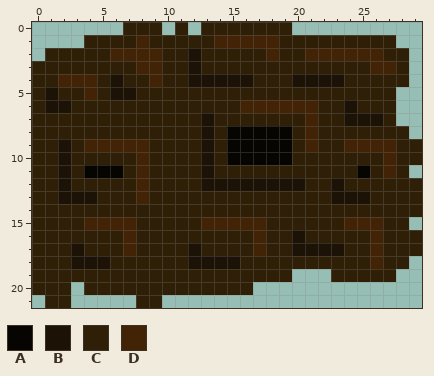
Two versions of one pixel-art sprite, android/assets/Play/asteroida.png. The picture above was drawn from the file before the commit.
The file is 30x22 pixels.
Palette (. is transparent): A #070501  B #1c1205  C #301f07  D #432306
Pixels before, first column x 0:
 0 .......CCC.C.CCCCCCC..........
 1 ....CCCCDCCCCCDDDDDCCCCCCCCC..
 2 .CCCCCDDDDCCBCCCCCDCCDDDDDDCC.
 3 CCCCCCCCDDCCBCCCCCCCCCCCCCDDC.
 4 CCDDDCBCCDCCBBBBBCCCBBBBCCCCC.
 5 CBCCDCBBCCCCCCCCCCCCCCCCCCCC..
 6 CBBCCCCCCCCCCCCCDDDDDDCCBCCC..
 7 CCCCCCCCCCCCCBCCCCCCCDCCBBBC..
 8 CCCCCCCCCCCCCBCAAAAACDCCCCCCC.
 9 CCBCDDDDDCCCCBCAAAAACDCCDDDDCC
10 CCBCCCCCDCCCCBCAAAAACCCCCCCDCC
11 CCBCAAACDCCCCBCCCCCCCCCCCACDC.
12 CCBCCCCCDCCCCBBBBBBBBCCBCCCCCC
13 CCBBBCCCDCCCCCCCCCCCCCCBBBCCCC
14 CCCCCCCCCCCCCCCCCCCCCCCCCCCCCC
15 CCCCDDDDCCCCCDDDDDCCCCCCDDDCC.
16 CCCCCCCDCCCCCCCCCDCCBCCCCCDCCC
17 CCCBCCCDCCCCBCCCCDCCBBBBCCDCCC
18 CCCBBBCCCCCCBBBBCCCCCCCCCCDCC.
19 CCCCCCCCCCCCCCCCCCCC...CCCCC..
20 CCC.CCCCCCCCCCCCC.............
21 .CC.....CC....................
The same view after the edit:
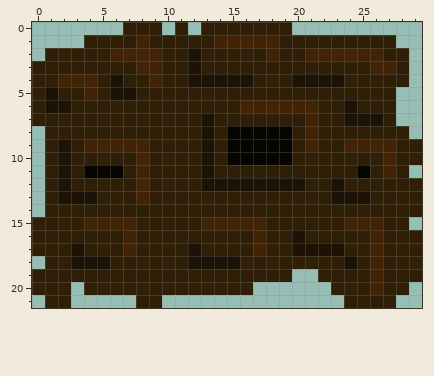
Changes in this commit:
y 8..14: x 0 C -> .
y 18: x 0 C -> .; x 24 C -> B; x 29 . -> C
y 19: x 22 . -> C; x 26 C -> D; x 28..29 .. -> CC
y 20: x 23..28 ...... -> CCCDCC
y 21: x 24..27 .... -> CCCC
Boxes around the changes in both pictures, in picture pixels (x1, y1, x2, y2):
erased: (32, 126, 45, 217)
erased: (32, 256, 45, 269)
changed: (318, 256, 422, 308)
